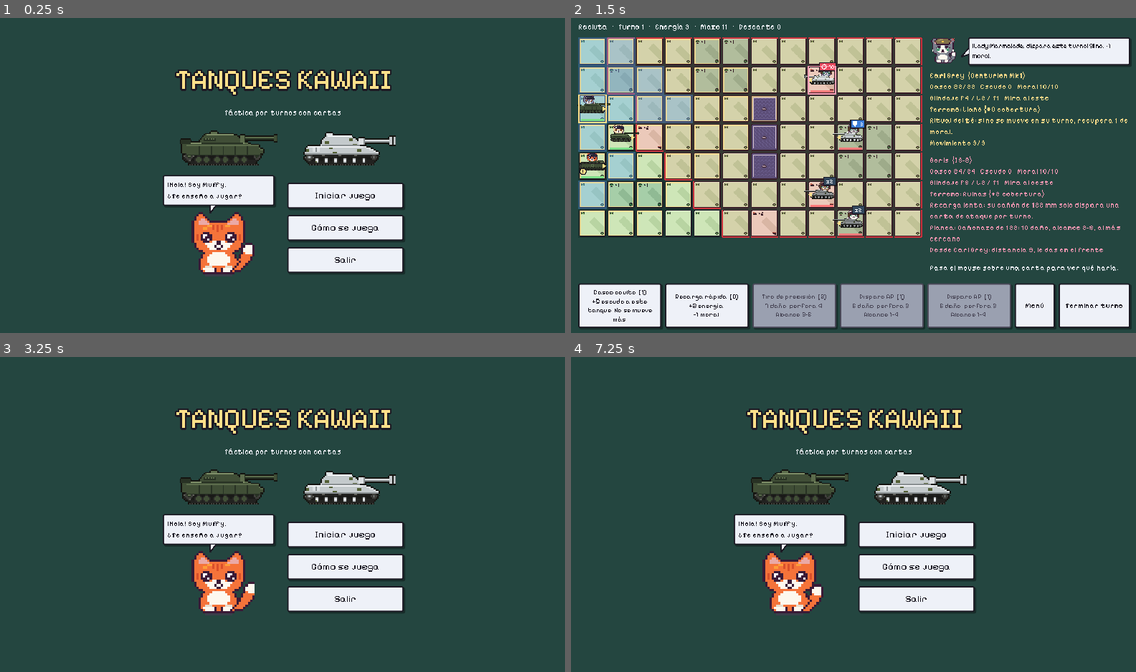
Above: before the commit, frames 1-4 (two rows, left to right).
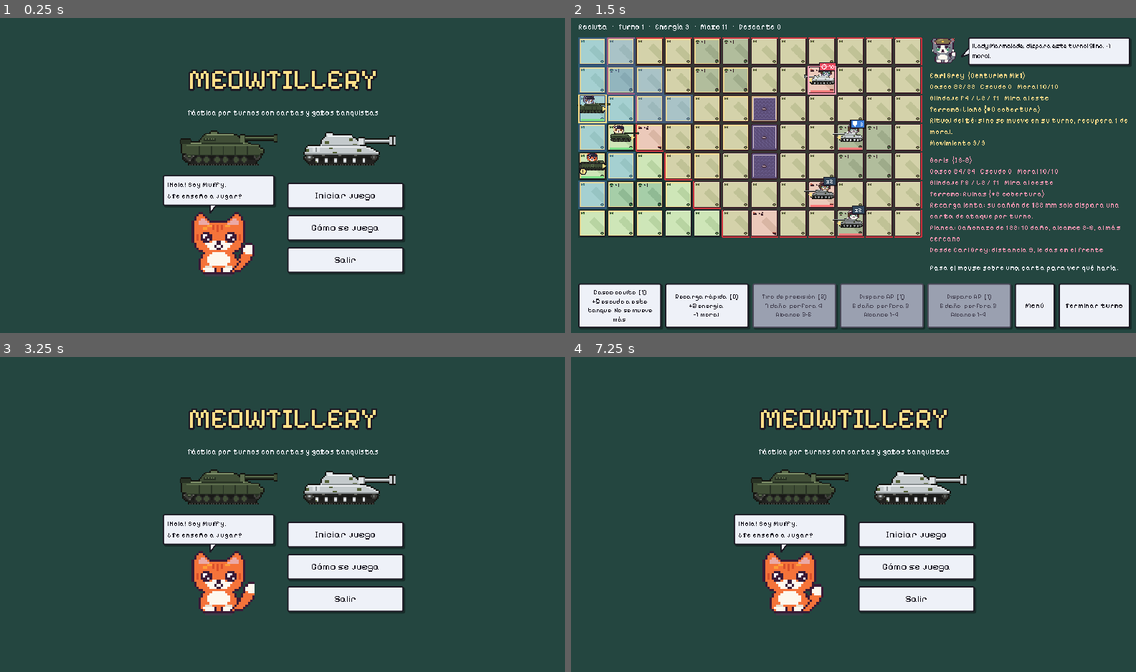
Above: after the commit, the same moments.

Repository: metaliaw/meowtillery
Game: Godot game, scene res://scenes/menu.tscn
Two runs of this game, one before a commit and one after it. Both use one fixed random seed, a clock stepped at 60 frames per second and the inputs below.
Inputs:
- Up to frame 1 (0.25 s): no input
- Up to frame 2 (1.5 s): click "Iniciar juego" at 0.5 s; click "Jugar con este batallón" at 1.25 s
- Up to frame 3 (3.25 s): click "Recarga rápida [0] +2 energía…" at 2 s; click "Menú" at 2.75 s
- Up to frame 4 (7.25 s): click "Iniciar juego" at 3.5 s; click "Jugar con este batallón" at 4.25 s; click "Girar casco [0] Gira para mir…" at 5 s; click "Recarga rápida [0] +2 energía…" at 5.75 s; click "Menú" at 6.5 s

The runs differ from the first frame. In frame 1, 2.0% of the frame differs, in the area x 30-70%, y 16-32%; in frame 2, nothing differs; in frame 3, 2.0%; in frame 4, 2.0%.

Commit message:
Meowtillery: nombre nuevo, ícono y exportación a Windows y web
- El juego pasa a llamarse Meowtillery (menú, proyecto, README).
- Ícono de Earl Grey con su boina (icon.png / icon.ico).
- export_presets.cfg: Windows (un solo .exe) y Web (sin hilos, para
  GitHub Pages o itch.io). build/ queda fuera del repo.
- tools/LEEME-regalo.txt: instrucciones que van en el zip.

Co-Authored-By: Claude Opus 5.5 <noreply@anthropic.com>

Diff:
--- a/project.godot
+++ b/project.godot
@@ -4,10 +4,12 @@
 
 [application]
 
-config/name="Tanques Kawaii"
-config/description="Prototipo de combate por turnos con pelotón de tanques y mazo de cartas."
+config/name="Meowtillery"
+config/description="Táctica por turnos con cartas: pelotones de tanques comandados por gatos."
 run/main_scene="res://scenes/menu.tscn"
 config/features=PackedStringArray("4.3")
+config/icon="res://icon.png"
+config/windows_native_icon="res://icon.ico"
 
 [autoload]
 
--- a/scripts/menu.gd
+++ b/scripts/menu.gd
@@ -25,9 +25,9 @@
 	columna.add_theme_constant_override("separation", 22)
 	centro.add_child(columna)
 
-	columna.add_child(Estilo.titulo("TANQUES KAWAII", 64))
+	columna.add_child(Estilo.titulo("MEOWTILLERY", 64))
 	var sub := Label.new()
-	sub.text = "Táctica por turnos con cartas"
+	sub.text = "Táctica por turnos con cartas y gatos tanquistas"
 	sub.horizontal_alignment = HORIZONTAL_ALIGNMENT_CENTER
 	columna.add_child(sub)
 
Not shown, added: export_presets.cfg
Binary file added: icon.ico
Binary file added: icon.png
Not shown, added: tools/LEEME-regalo.txt
